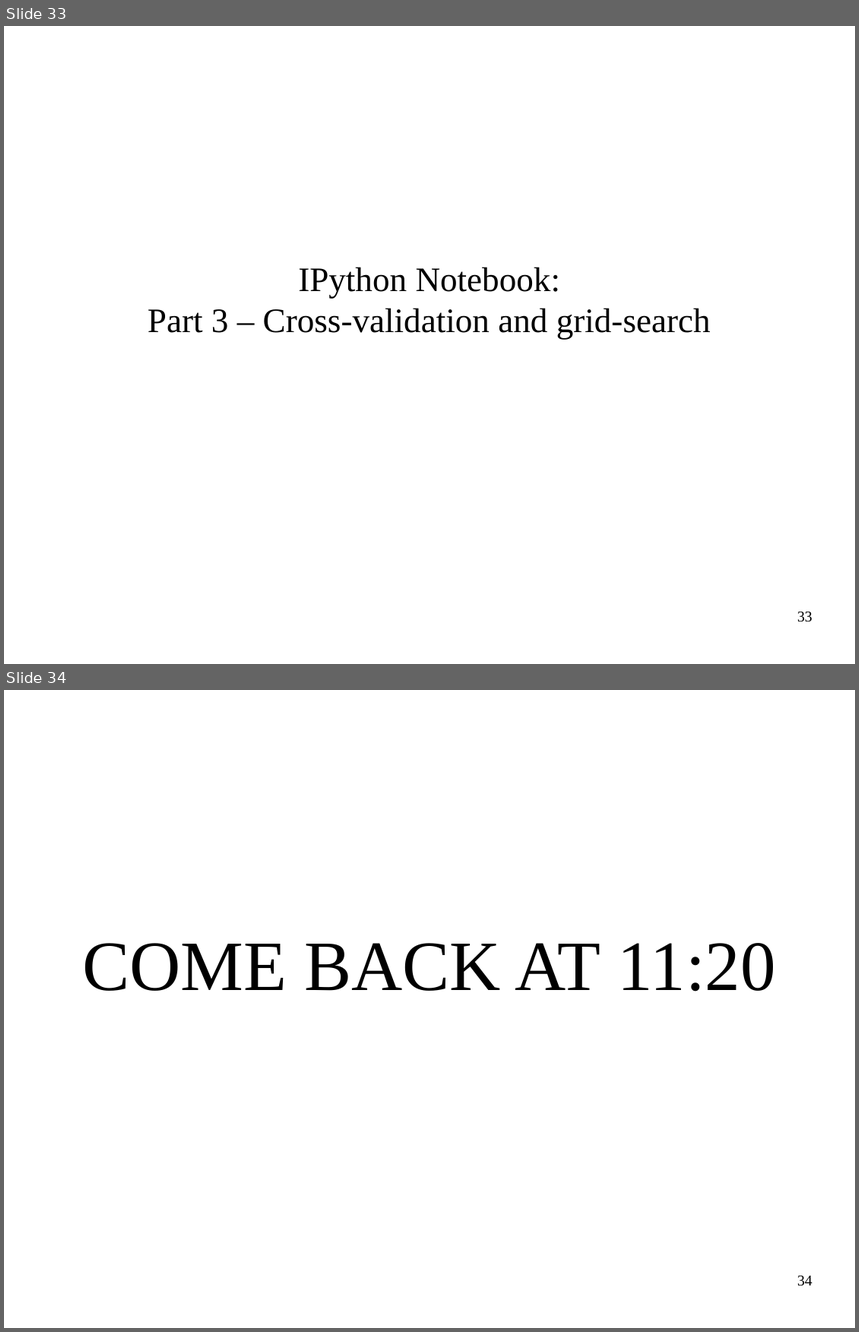
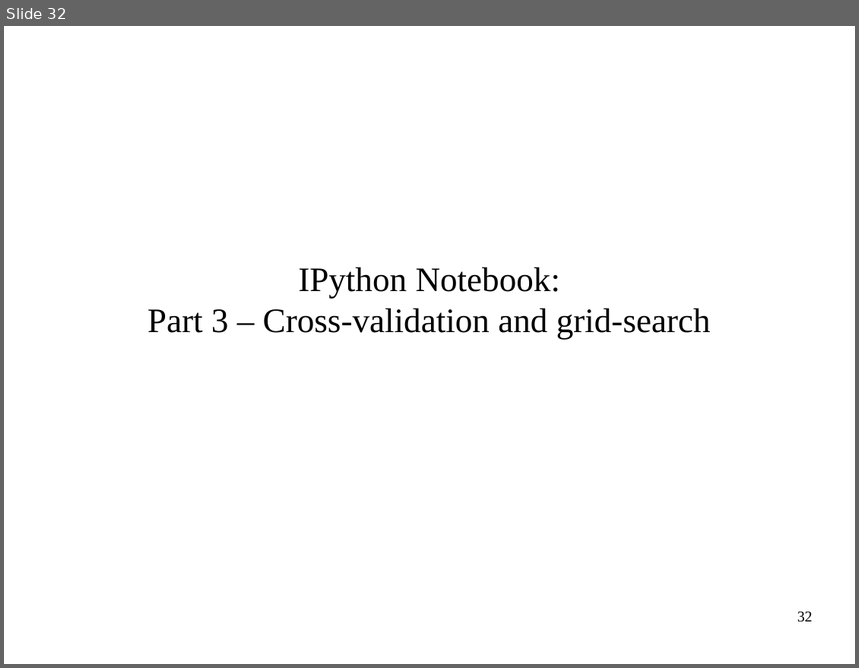
Before and after one commit to amueller/ml-workshop-1-of-4, a slide deck: intro-to-machine-learning.odp. Shown one above the other, each under a label of ours: slides 33 and 34 before the commit, slide 32 after it. The pictures are 859x1332 and 859x668 pixels, drawn with LibreOffice and Linux fonts; fonts in the diff are those of the drawing. Boxes give left, top, right and bottom in pixels: in the first picture for what was removed or moved away, otherwise in the second. Text is boxed around its words. In the diff, an @@ line names an element or a change of style, - is before the commit and + after.

```diff
--- a/intro-to-machine-learning.odp
+++ b/intro-to-machine-learning.odp
@@ slide 34 removed at (4, 690, 855, 1328), background #FFFFFF @@
@@ subtitle removed at (82, 943, 776, 992) @@
-COME BACK AT 11:20
@@ page number removed at (797, 1276, 813, 1287) @@
-34
@@ what was slide 33 is now slide 32 @@
@@ page number at (797, 612, 813, 623): text changed @@
-33
+32
```
Also in this commit, not shown: 7 slides changed, 2 slides added, 4 other slides removed, 2 other files.
